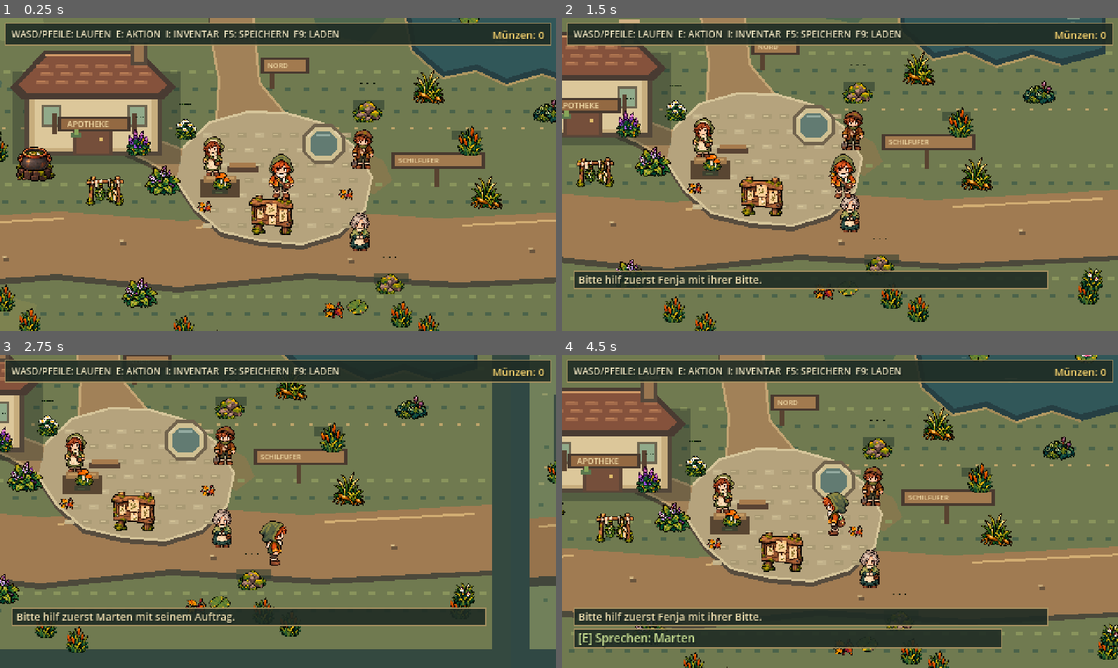
Above: before the commit, frames 1-4 (two rows, left to right).
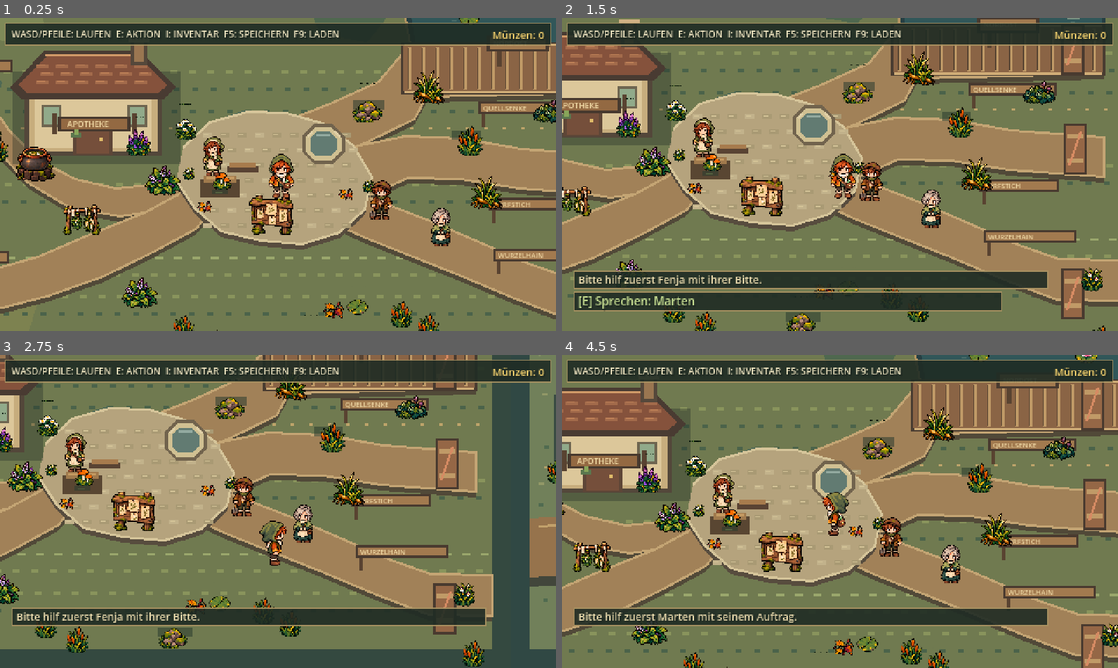
Above: after the commit, the same moments.

Repository: Fremarx/Moor-Apotheke
Game: Godot game, scene res://scenes/main.tscn
Two runs of this game, one before a commit and one after it. Both use one fixed random seed, a clock stepped at 60 frames per second and the inputs below.
Inputs:
- Up to frame 1 (0.25 s): no input
- Up to frame 2 (1.5 s): tap Enter at 0.5 s; hold D (move_right) 0.53-1.28 s; hold E (interact) 0.53-1.28 s; hold S (move_down) from 1.28 s (still down); tap E (interact) at 1.35 s
- Up to frame 3 (2.75 s): release S (move_down) at 2.03 s; hold D (move_right) from 2.03 s (still down); hold E (interact) from 2.03 s (still down)
- Up to frame 4 (4.5 s): release D (move_right) at 2.78 s; release E (interact) at 2.78 s; hold W (move_up) 2.78-3.53 s; tap E (interact) at 2.85, 4.35 s; hold E (interact) 3.53-4.28 s; hold A (move_left) from 3.53 s (still down)

The runs differ from the first frame. In frame 1, 35% of the frame differs, in the area x 0-100%, y 0-100%; in frame 2, 40%; in frame 3, 31%; in frame 4, 40%.

Commit message:
feat(world): lay out five village routes

Diff:
--- a/scenes/world/schilfufer.tscn
+++ b/scenes/world/schilfufer.tscn
@@ -83,8 +83,8 @@
 collision_mask = 1
 script = ExtResource("4_transition")
 destination_area = &"Dorfplatz"
-destination_position = Vector2(570, 230)
-feedback_text = "Du kehrst zum alten Torfsteg zurück."
+destination_position = Vector2(80, 90)
+feedback_text = "Du kehrst zum Dorfplatz zurück."
 
 [node name="CollisionShape2D" type="CollisionShape2D" parent="ReturnToTestMap"]
 shape = SubResource("CircleShape2D_transition")
--- a/scenes/world/test_map.tscn
+++ b/scenes/world/test_map.tscn
@@ -47,6 +47,9 @@
 [sub_resource type="CircleShape2D" id="CircleShape2D_quest_board"]
 radius = 9.0
 
+[sub_resource type="CircleShape2D" id="CircleShape2D_route_gate"]
+radius = 9.0
+
 [node name="TestMap" type="Node2D"]
 script = ExtResource("1_map")
 
@@ -87,7 +90,7 @@
 shape = SubResource("CircleShape2D_fenja")
 
 [node name="Marten" type="Area2D" parent="."]
-position = Vector2(394, 168)
+position = Vector2(410, 212)
 collision_layer = 2
 collision_mask = 0
 script = ExtResource("7_marten")
@@ -105,7 +108,7 @@
 shape = SubResource("CircleShape2D_marten")
 
 [node name="Lene" type="Area2D" parent="."]
-position = Vector2(400, 239)
+position = Vector2(470, 235)
 collision_layer = 2
 collision_mask = 0
 script = ExtResource("8_lene")
@@ -259,7 +262,7 @@
 shape = SubResource("CircleShape2D_nachtmoos")
 
 [node name="Trockengestell" type="Area2D" parent="."]
-position = Vector2(170, 210)
+position = Vector2(150, 235)
 collision_layer = 2
 collision_mask = 0
 script = ExtResource("4_drying_rack")
@@ -286,10 +289,65 @@
 position = Vector2(320, 190)
 
 [node name="Nordausgang" type="Marker2D" parent="."]
-position = Vector2(300, 94)
+position = Vector2(520, 98)
+
+[node name="Ostausgang" type="Marker2D" parent="."]
+position = Vector2(520, 184)
+
+[node name="GateQuellsenke" type="Area2D" parent="."]
+position = Vector2(560, 98)
+z_index = 2
+collision_layer = 2
+collision_mask = 0
+script = ExtResource("2_interactable")
+display_name = "Steg zur Quellsenke"
+action_verb = "Prüfen"
+feedback_text = "Der Nordsteg ist vorerst gesperrt; Martens stärkender Aufguss ist laut Weltplan die Voraussetzung. Die Quellsenke folgt später."
+
+[node name="CollisionShape2D" type="CollisionShape2D" parent="GateQuellsenke"]
+shape = SubResource("CircleShape2D_route_gate")
+
+[node name="GateTorfstich" type="Area2D" parent="."]
+position = Vector2(552, 184)
+z_index = 2
+collision_layer = 2
+collision_mask = 0
+script = ExtResource("2_interactable")
+display_name = "Weg zum Alten Torfstich"
+action_verb = "Prüfen"
+feedback_text = "Der Torfstichweg ist vorerst gesperrt; Fenjas Beruhigungstee ist laut Weltplan die Voraussetzung. Das Gebiet folgt später."
+
+[node name="CollisionShape2D" type="CollisionShape2D" parent="GateTorfstich"]
+shape = SubResource("CircleShape2D_route_gate")
+
+[node name="GateNebelhain" type="Area2D" parent="."]
+position = Vector2(75, 295)
+z_index = 2
+collision_layer = 2
+collision_mask = 0
+script = ExtResource("2_interactable")
+display_name = "Pfad zum Nebelhain"
+action_verb = "Prüfen"
+feedback_text = "Der Nebelpfad ist vorerst gesperrt; Lenes Nachttrank ist laut Weltplan die Voraussetzung. Das Gebiet folgt später."
+
+[node name="CollisionShape2D" type="CollisionShape2D" parent="GateNebelhain"]
+shape = SubResource("CircleShape2D_route_gate")
+
+[node name="GateWurzelhain" type="Area2D" parent="."]
+position = Vector2(550, 295)
+z_index = 2
+collision_layer = 2
+collision_mask = 0
+script = ExtResource("2_interactable")
+display_name = "Steg zum Versunkenen Wurzelhain"
+action_verb = "Prüfen"
+feedback_text = "Der Wurzelhain folgt später; Lene braucht Aufträge aus Quellsenke und Nebelhain sowie Quellperle und Irrlichtstaub."
+
+[node name="CollisionShape2D" type="CollisionShape2D" parent="GateWurzelhain"]
+shape = SubResource("CircleShape2D_route_gate")
 
 [node name="EnterSchilfufer" type="Area2D" parent="."]
-position = Vector2(602, 230)
+position = Vector2(36, 64)
 collision_layer = 0
 collision_mask = 1
 script = ExtResource("13_transition")
--- a/scripts/test_map.gd
+++ b/scripts/test_map.gd
@@ -15,7 +15,14 @@
 	_add_solid_rect(Rect2(Vector2(0, MAP_SIZE.y - WALL_THICKNESS), Vector2(MAP_SIZE.x, WALL_THICKNESS)))
 	_add_solid_rect(Rect2(Vector2.ZERO, Vector2(WALL_THICKNESS, MAP_SIZE.y)))
 	_add_solid_rect(Rect2(Vector2(MAP_SIZE.x - WALL_THICKNESS, 0), Vector2(WALL_THICKNESS, MAP_SIZE.y)))
-	_add_solid_rect(Rect2(Vector2(429, 16), Vector2(181, 91)))
+	# The northern pond keeps a walkable corridor for the Quellsenke bridge.
+	_add_solid_rect(Rect2(Vector2(429, 16), Vector2(181, 58)))
+	_add_solid_rect(Rect2(Vector2(429, 120), Vector2(181, 14)))
+	# Locked route barriers stop the player at each unbuilt region entrance.
+	_add_solid_rect(Rect2(Vector2(574, 76), Vector2(18, 44)))
+	_add_solid_rect(Rect2(Vector2(576, 166), Vector2(18, 36)))
+	_add_solid_rect(Rect2(Vector2(42, 280), Vector2(18, 38)))
+	_add_solid_rect(Rect2(Vector2(574, 290), Vector2(18, 38)))
 	# The apothecary walls leave a clear approach to the front door.
 	_add_solid_rect(Rect2(Vector2(104, 114), Vector2(112, 18)))
 	_add_solid_rect(Rect2(Vector2(104, 132), Vector2(18, 40)))
@@ -48,10 +55,11 @@
 	_draw_pond()
 	_draw_water_lilies()
 	_draw_village_paths()
-	_draw_path()
+	_draw_bridge()
 	_draw_village_square()
 	_draw_apothecary()
 	_draw_village_signs()
+	_draw_locked_route_gates()
 	_draw_obstacles()
 	_draw_reeds()
 	_draw_scattered_details()
@@ -173,18 +181,56 @@
 
 
 func _draw_village_paths() -> void:
+	# Paths match the five directions in the world overview.
+	# NW Schilfufer (open).
 	_draw_road(PackedVector2Array([
-		Vector2(257, 16), Vector2(296, 16), Vector2(300, 70),
-		Vector2(304, 111), Vector2(330, 142), Vector2(319, 171),
-		Vector2(284, 170), Vector2(267, 144), Vector2(269, 108),
-		Vector2(262, 70)
+		Vector2(278, 178), Vector2(250, 188), Vector2(220, 198),
+		Vector2(180, 202), Vector2(145, 194), Vector2(114, 178),
+		Vector2(88, 152), Vector2(67, 122), Vector2(40, 89),
+		Vector2(16, 73), Vector2(16, 108), Vector2(47, 135),
+		Vector2(77, 169), Vector2(104, 197), Vector2(141, 219),
+		Vector2(184, 226), Vector2(224, 220), Vector2(260, 204)
 	]))
+	# NE Quellsenke (locked until its later progression step).
 	_draw_road(PackedVector2Array([
-		Vector2(137, 139), Vector2(174, 139), Vector2(198, 153),
-		Vector2(223, 163), Vector2(253, 174), Vector2(278, 185),
-		Vector2(260, 209), Vector2(235, 194), Vector2(207, 178),
-		Vector2(178, 165), Vector2(145, 163)
+		Vector2(306, 140), Vector2(324, 145), Vector2(365, 129),
+		Vector2(407, 110), Vector2(428, 85), Vector2(610, 82),
+		Vector2(610, 119), Vector2(448, 123), Vector2(438, 142),
+		Vector2(395, 163), Vector2(355, 177), Vector2(333, 190)
 	]))
+	# E Alter Torfstich.
+	_draw_road(PackedVector2Array([
+		Vector2(386, 166), Vector2(430, 157), Vector2(480, 159),
+		Vector2(530, 168), Vector2(610, 174), Vector2(610, 208),
+		Vector2(528, 202), Vector2(478, 194), Vector2(432, 193),
+		Vector2(388, 213)
+	]))
+	# SW Nebelhain.
+	_draw_road(PackedVector2Array([
+		Vector2(269, 214), Vector2(249, 237), Vector2(212, 257),
+		Vector2(169, 278), Vector2(121, 295), Vector2(70, 308),
+		Vector2(16, 307), Vector2(16, 274), Vector2(70, 273),
+		Vector2(113, 261), Vector2(157, 242), Vector2(205, 223),
+		Vector2(258, 194)
+	]))
+	# SE Versunkener Wurzelhain.
+	_draw_road(PackedVector2Array([
+		Vector2(366, 231), Vector2(394, 244), Vector2(434, 260),
+		Vector2(477, 277), Vector2(522, 296), Vector2(569, 314),
+		Vector2(624, 315), Vector2(624, 280), Vector2(571, 279),
+		Vector2(534, 266), Vector2(493, 248), Vector2(451, 230),
+		Vector2(399, 210)
+	]))
+
+
+func _draw_bridge() -> void:
+	draw_rect(Rect2(Vector2(426, 76), Vector2(185, 45)), Color("493c31"))
+	draw_rect(Rect2(Vector2(428, 79), Vector2(181, 39)), Color("8a6445"))
+	for plank_x in range(432, 607, 12):
+		draw_rect(Rect2(Vector2(plank_x, 80), Vector2(3, 37)), Color("c09a67"))
+		draw_line(Vector2(plank_x + 1, 81), Vector2(plank_x + 1, 116), Color("574432"), 1.0)
+	draw_line(Vector2(429, 78), Vector2(608, 78), Color("d0ad77"), 2.0)
+	draw_line(Vector2(429, 119), Vector2(608, 119), Color("d0ad77"), 2.0)
 
 
 func _draw_road(points: PackedVector2Array) -> void:
@@ -241,6 +287,8 @@
 	draw_rect(Rect2(Vector2(278, 180), Vector2(23, 4)), Color("a77b4d"))
 	_draw_atlas_sprite(Vector2(256, 218), Vector2i(1, 3), Vector2(20, 20))
 	_draw_atlas_sprite(Vector2(378, 207), Vector2i(1, 3), Vector2(20, 20))
+	_draw_atlas_sprite(Vector2(244, 190), Vector2i(3, 3), Vector2(16, 18))
+	_draw_atlas_sprite(Vector2(399, 201), Vector2i(3, 3), Vector2(16, 18))
 
 
 func _draw_apothecary() -> void:
@@ -287,38 +335,32 @@
 
 
 func _draw_village_signs() -> void:
-	draw_rect(Rect2(Vector2(313, 92), Vector2(4, 24)), Color("594331"))
-	draw_rect(Rect2(Vector2(305, 89), Vector2(42, 14)), Color("493a2f"))
-	draw_rect(Rect2(Vector2(308, 91), Vector2(36, 10)), Color("a27a4f"))
-	draw_string(ThemeDB.fallback_font, Vector2(311, 98), "NORD", HORIZONTAL_ALIGNMENT_LEFT, 30.0, 6, Color("f0d9a5"))
-	draw_rect(Rect2(Vector2(455, 177), Vector2(4, 24)), Color("594331"))
-	draw_rect(Rect2(Vector2(418, 171), Vector2(81, 14)), Color("493a2f"))
-	draw_rect(Rect2(Vector2(421, 173), Vector2(75, 10)), Color("a27a4f"))
-	draw_string(ThemeDB.fallback_font, Vector2(424, 180), "SCHILFUFER", HORIZONTAL_ALIGNMENT_LEFT, 70.0, 6, Color("f0d9a5"))
-
-
-func _draw_path() -> void:
-	var path := PackedVector2Array([
-		Vector2(16, 229), Vector2(132, 222), Vector2(238, 230),
-		Vector2(342, 220), Vector2(462, 228), Vector2(624, 219),
-		Vector2(624, 276), Vector2(475, 283), Vector2(347, 275),
-		Vector2(234, 287), Vector2(129, 276), Vector2(16, 285)
-	])
-	var path_shadow := PackedVector2Array([
-		Vector2(16, 234), Vector2(132, 227), Vector2(238, 235),
-		Vector2(342, 225), Vector2(462, 233), Vector2(624, 224),
-		Vector2(624, 280), Vector2(475, 288), Vector2(347, 280),
-		Vector2(234, 292), Vector2(129, 281), Vector2(16, 290)
-	])
-	draw_colored_polygon(path_shadow, Color("4c493b"))
-	draw_colored_polygon(path, Color("a07b52"))
-	draw_line(Vector2(28, 234), Vector2(135, 228), Color("d2ad73"), 2.0)
-	draw_line(Vector2(249, 236), Vector2(343, 227), Color("d2ad73"), 2.0)
-	draw_line(Vector2(479, 234), Vector2(609, 227), Color("d2ad73"), 2.0)
-	for pebble in [Vector2(82, 260), Vector2(183, 246), Vector2(380, 262), Vector2(536, 253)]:
-		draw_rect(Rect2(pebble + Vector2(1, 2), Vector2(5, 3)), Color("6a553e"))
-		draw_rect(Rect2(pebble, Vector2(4, 2)), Color("c0a071"))
-		draw_rect(Rect2(pebble + Vector2(1, 1), Vector2(2, 1)), Color("dbc18a"))
+	_draw_route_sign(Vector2(23, 91), "SCHILFUFER", 68.0)
+	_draw_route_sign(Vector2(493, 127), "QUELLSENKE", 76.0)
+	_draw_route_sign(Vector2(502, 210), "TORFSTICH", 69.0)
+	_draw_route_sign(Vector2(20, 256), "NEBELHAIN", 68.0)
+	_draw_route_sign(Vector2(506, 254), "WURZELHAIN", 80.0)
+	draw_rect(Rect2(Vector2(509, 73), Vector2(4, 24)), Color("594331"))
+	draw_rect(Rect2(Vector2(500, 70), Vector2(54, 14)), Color("493a2f"))
+	draw_rect(Rect2(Vector2(503, 72), Vector2(48, 10)), Color("a27a4f"))
+	draw_string(ThemeDB.fallback_font, Vector2(506, 79), "NORDOST", HORIZONTAL_ALIGNMENT_LEFT, 43.0, 6, Color("f0d9a5"))
+
+
+func _draw_route_sign(origin: Vector2, label: String, width: float) -> void:
+	draw_rect(Rect2(origin + Vector2(3, 10), Vector2(3, 12)), Color("594331"))
+	draw_rect(Rect2(origin, Vector2(width, 11)), Color("493a2f"))
+	draw_rect(Rect2(origin + Vector2(2, 2), Vector2(width - 4, 7)), Color("a27a4f"))
+	draw_string(ThemeDB.fallback_font, origin + Vector2(4, 8), label, HORIZONTAL_ALIGNMENT_LEFT, width - 8, 6, Color("f0d9a5"))
+
+
+func _draw_locked_route_gates() -> void:
+	for gate_center in [Vector2(583, 98), Vector2(585, 184), Vector2(51, 299), Vector2(583, 309)]:
+		var gate := Rect2(gate_center - Vector2(8, 20), Vector2(16, 40))
+		draw_rect(gate.grow(2), Color("493a2f"))
+		draw_rect(gate, Color("956746"))
+		draw_rect(Rect2(gate.position + Vector2(1, 7), Vector2(14, 4)), Color("c09a67"))
+		draw_rect(Rect2(gate.position + Vector2(1, 28), Vector2(14, 4)), Color("c09a67"))
+		draw_line(gate.position + Vector2(3, 34), gate.position + Vector2(13, 5), Color("d68b63"), 2.0)
 
 
 func _draw_obstacles() -> void:
@@ -326,15 +368,15 @@
 	_draw_atlas_sprite(Vector2(399, 128), Vector2i(2, 1), Vector2(36, 34))
 	_draw_sprite_shadow(Vector2(483, 156), Vector2(25, 8))
 	_draw_atlas_sprite(Vector2(483, 154), Vector2i(0, 0), Vector2(36, 40))
-	_draw_sprite_shadow(Vector2(418, 279), Vector2(30, 8))
-	_draw_atlas_sprite(Vector2(418, 277), Vector2i(2, 1), Vector2(34, 32))
+	_draw_sprite_shadow(Vector2(350, 329), Vector2(30, 8))
+	_draw_atlas_sprite(Vector2(350, 327), Vector2i(2, 1), Vector2(34, 32))
 
 
 func _draw_reeds() -> void:
 	for reed in [
-		Vector2(61, 146), Vector2(75, 161), Vector2(81, 290),
-		Vector2(103, 310), Vector2(236, 316), Vector2(263, 329),
-		Vector2(424, 304), Vector2(447, 315), Vector2(594, 300)
+		Vector2(61, 146), Vector2(75, 161), Vector2(68, 246),
+		Vector2(93, 337), Vector2(236, 316), Vector2(263, 329),
+		Vector2(424, 304), Vector2(447, 315), Vector2(605, 341)
 	]:
 		_draw_atlas_sprite(reed, Vector2i(0, 0), Vector2(32, 36))
 	_draw_atlas_sprite(Vector2(58, 188), Vector2i(1, 0), Vector2(28, 30))
--- a/tests/area_001_connected_moor_area_test.gd
+++ b/tests/area_001_connected_moor_area_test.gd
@@ -3,7 +3,7 @@
 const MAIN_SCENE: PackedScene = preload("res://scenes/main.tscn")
 const TEST_SAVE_PATH := "user://area_001_test.json"
 const SECOND_AREA_SPAWN := Vector2(710, 230)
-const FIRST_AREA_RETURN_SPAWN := Vector2(570, 230)
+const FIRST_AREA_RETURN_SPAWN := Vector2(80, 90)
 const SAVED_SECOND_AREA_POSITION := Vector2(724, 246)
 
 var _failures: Array[String] = []
@@ -35,9 +35,10 @@
 	var moss := main.get_node_or_null("World/Schilfufer/NachtmoosSchilfufer") as Area2D
 	_check(mint != null and root_herb != null and moss != null, "the new area has mint, reed root, and night moss")
 
-	await _press_action("move_down", 36)
-	await _press_until_x(player, "move_right", 640.0, true, 230)
-	_check(player.global_position.is_equal_approx(SECOND_AREA_SPAWN), "walking east on the trail carries the player into Schilfufer")
+	await _press_action("move_left", 165)
+	await _press_action("move_up", 90)
+	await _press_until_area_transition(player, "move_left", 60)
+	_check(player.global_position.is_equal_approx(SECOND_AREA_SPAWN), "walking northwest on the trail carries the player into Schilfufer")
 	await _press_action("move_right", 48)
 	await _press_action("move_up", 38)
 	_check(mint != null and player.try_interact(), "the mint patch is reachable by walking from the entrance")
@@ -112,6 +113,16 @@
 	await physics_frame
 
 
+func _press_until_area_transition(player: CharacterBody2D, action_name: StringName, max_frames: int) -> void:
+	Input.action_press(action_name)
+	for _frame in range(max_frames):
+		await physics_frame
+		if player.global_position.x >= 640.0:
+			break
+	Input.action_release(action_name)
+	await physics_frame
+
+
 func _remove_test_save() -> void:
 	if FileAccess.file_exists(TEST_SAVE_PATH):
 		DirAccess.remove_absolute(ProjectSettings.globalize_path(TEST_SAVE_PATH))
--- a/tests/core_002_interaction_test.gd
+++ b/tests/core_002_interaction_test.gd
@@ -77,7 +77,7 @@
 	_check(feedback.text == _feedback_message, "the HUD shows the selected target response")
 	_check(not feedback_timer.is_stopped(), "the feedback timer starts after interaction")
 
-	player.global_position = Vector2(560, 320)
+	player.global_position = Vector2(320, 320)
 	await physics_frame
 	await physics_frame
 	_check(not prompt.visible, "the prompt disappears after leaving range")
@@ -89,7 +89,7 @@
 	feedback_timer.emit_signal("timeout")
 	_check(not feedback.visible, "feedback hides when its timer expires")
 
-	player.global_position = Vector2(500, 320)
+	player.global_position = Vector2(320, 320)
 	var position_before_moving: Vector2 = player.global_position
 	Input.action_press("move_right")
 	await physics_frame
--- a/tests/map_01_village_plaza_test.gd
+++ b/tests/map_01_village_plaza_test.gd
@@ -33,21 +33,23 @@
 	var center := main.get_node_or_null("World/TestMap/DorfplatzMitte") as Marker2D
 	var apothecary := main.get_node_or_null("World/TestMap/Apotheke") as Marker2D
 	var entrance := main.get_node_or_null("World/TestMap/ApothekenEingang") as Marker2D
-	var north_exit := main.get_node_or_null("World/TestMap/Nordausgang") as Marker2D
+	var northeast_exit := main.get_node_or_null("World/TestMap/Nordausgang") as Marker2D
+	var east_exit := main.get_node_or_null("World/TestMap/Ostausgang") as Marker2D
 	var board := main.get_node_or_null("World/TestMap/QuestBoard") as Area2D
 	var board_panel := main.get_node_or_null("HUD/QuestBoardPanel") as PanelContainer
-	var east_exit := main.get_node_or_null("World/TestMap/EnterSchilfufer") as Area2D
+	var schilfufer_exit := main.get_node_or_null("World/TestMap/EnterSchilfufer") as Area2D
 
 	_check(village != null and StringName(village.get("area_id")) == &"Dorfplatz", "the central map is identified as Dorfplatz")
 	_check(player != null and player.position.is_equal_approx(PLAYER_START), "the player starts in the village square")
 	_check(center != null and center.position.is_equal_approx(PLAYER_START), "the central marker matches the player arrival point")
 	_check(apothecary != null and entrance != null, "the apothecary and its approach are marked")
 	_check(board != null and board_panel != null, "the quest board remains in the village")
-	_check(north_exit != null and east_exit != null, "two outward routes are visible from the hub")
-	if north_exit != null:
-		_check(VIEWPORT_RECT.has_point(north_exit.global_position), "the northern route is visible from the starting view")
+	_check(northeast_exit != null and east_exit != null, "two outward routes are visible from the hub")
+	if northeast_exit != null:
+		_check(VIEWPORT_RECT.has_point(northeast_exit.global_position), "the northeast route is visible from the starting view")
 	if east_exit != null:
-		_check(VIEWPORT_RECT.has_point(Vector2(520, 228)), "the Schilfufer sign and eastern route are visible from the starting view")
+		_check(VIEWPORT_RECT.has_point(east_exit.global_position), "the eastern route is visible from the starting view")
+	_check(schilfufer_exit != null and schilfufer_exit.position == Vector2(36, 64), "the open Schilfufer transition sits northwest of the village")
 
 	if player != null and board != null and board_panel != null:
 		_check(player.position.distance_to(board.position) < 70.0, "the quest board is within a short walk from the start")
--- /dev/null
+++ b/tests/map_02_routes_and_locks_test.gd
@@ -0,0 +1,97 @@
+extends SceneTree
+
+const MAIN_SCENE: PackedScene = preload("res://scenes/main.tscn")
+const TEST_SAVE_PATH := "user://map_02_routes_test.json"
+
+var _failures: Array[String] = []
+
+
+func _initialize() -> void:
+	call_deferred("_run")
+
+
+func _run() -> void:
+	_remove_test_save()
+	var main := MAIN_SCENE.instantiate()
+	main.get_node("SaveManager").set("save_path", TEST_SAVE_PATH)
+	root.add_child(main)
+	await physics_frame
+	await physics_frame
+
+	var map := main.get_node("World/TestMap")
+	var player := main.get_node("World/Player") as CharacterBody2D
+	var schilfufer := map.get_node("EnterSchilfufer") as Area2D
+	var routes := {
+		"Nordwesten Schilfufer": schilfufer,
+		"Nordosten Quellsenke": map.get_node("Nordausgang") as Marker2D,
+		"Osten Torfstich": map.get_node("Ostausgang") as Marker2D,
+		"Südwesten Nebelhain": map.get_node("GateNebelhain") as Area2D,
+		"Südosten Wurzelhain": map.get_node("GateWurzelhain") as Area2D,
+	}
+	_check(routes.size() == 5, "the village defines all five routes from the world overview")
+	_check(StringName(map.get("area_id")) == &"Dorfplatz", "all routes start in the logical Dorfplatz area")
+	_check(StringName(schilfufer.get("destination_area")) == &"Schilfufer", "the northwest start route leads to the existing Schilfufer area")
+	_check(schilfufer.position == Vector2(36, 64), "the open transition is on the northwest path")
+	_check((map.get_node("Nordausgang") as Marker2D).position == Vector2(520, 98), "the northeast route reaches the pond bridge")
+	_check((map.get_node("Ostausgang") as Marker2D).position == Vector2(520, 184), "the eastern route reaches the Torfstich gate")
+
+	var locked_routes := [
+		["GateQuellsenke", "Martens stärkender Aufguss"],
+		["GateTorfstich", "Fenjas Beruhigungstee"],
+		["GateNebelhain", "Lenes Nachttrank"],
+		["GateWurzelhain", "Quellperle und Irrlichtstaub"],
+	]
+	for route_data: Array in locked_routes:
+		var gate := map.get_node(str(route_data[0])) as Area2D
+		_check(gate != null, "%s has a visible lock interaction" % str(route_data[0]))
+		if gate == null:
+			continue
+		player.global_position = gate.global_position
+		await physics_frame
+		await physics_frame
+		_check(player.get_current_interactable() == gate, "%s can be examined at its barrier" % str(route_data[0]))
+		_check(player.try_interact(), "%s reports its lock condition" % str(route_data[0]))
+		var feedback := str(main.get_node("HUD/InteractionFeedback").text)
+		_check(feedback.contains(str(route_data[1])), "%s explains the concrete progression condition" % str(route_data[0]))
+
+	await _check_blocked_route(player, map.get_node("GateQuellsenke"), "move_right", 574.0, false, "the pond bridge remains blocked at the Quellsenke gate")
+	await _check_blocked_route(player, map.get_node("GateTorfstich"), "move_right", 576.0, false, "the eastern gate blocks the Torfstich path")
+	await _check_blocked_route(player, map.get_node("GateNebelhain"), "move_left", 60.0, true, "the southwest gate blocks the Nebelhain path")
+	await _check_blocked_route(player, map.get_node("GateWurzelhain"), "move_right", 574.0, false, "the southeast gate blocks the Wurzelhain path")
+
+	main.queue_free()
+	await process_frame
+	_remove_test_save()
+	_finish()
+
+
+func _check_blocked_route(player: CharacterBody2D, gate: Area2D, action: StringName, threshold: float, greater: bool, description: String) -> void:
+	player.global_position = gate.global_position
+	await physics_frame
+	Input.action_press(action)
+	for _frame in range(40):
+		await physics_frame
+	Input.action_release(action)
+	await physics_frame
+	var stayed_on_near_side := (player.global_position.x > threshold) == greater
+	_check(stayed_on_near_side, description)
+
+
+func _remove_test_save() -> void:
+	if FileAccess.file_exists(TEST_SAVE_PATH):
+		DirAccess.remove_absolute(ProjectSettings.globalize_path(TEST_SAVE_PATH))
+
+
+func _check(condition: bool, description: String) -> void:
+	if not condition:
+		_failures.append(description)
+
+
+func _finish() -> void:
+	if _failures.is_empty():
+		print("MAP-02 route and lock checks passed.")
+		quit(0)
+		return
+	for failure in _failures:
+		push_error("MAP-02 check failed: " + failure)
+	quit(1)
Not shown: 1 places in scenes/world/test_map.tscn that only renumber resources
Not shown, added: tests/map_02_routes_and_locks_test.gd.uid
Not shown, changed: GAME_PLAN.md
Not shown, changed: PROJECT_PLAN.md
Not shown, changed: design/world_backlog.md
Not shown, changed: docs/AI_CONTEXT.md
Not shown, changed: docs/ARCHITECTURE.md
Not shown, changed: docs/KNOWLEDGE_BASE.md
Not shown, changed: docs/TESTING.md
